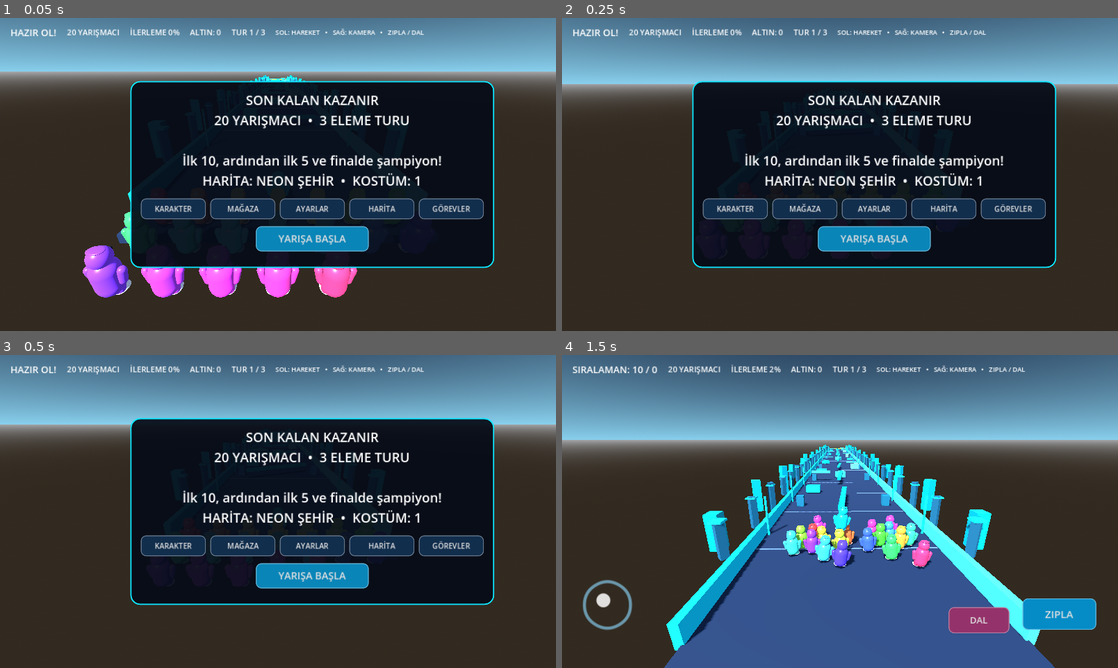
Above: before the commit, frames 1-4 (two rows, left to right).
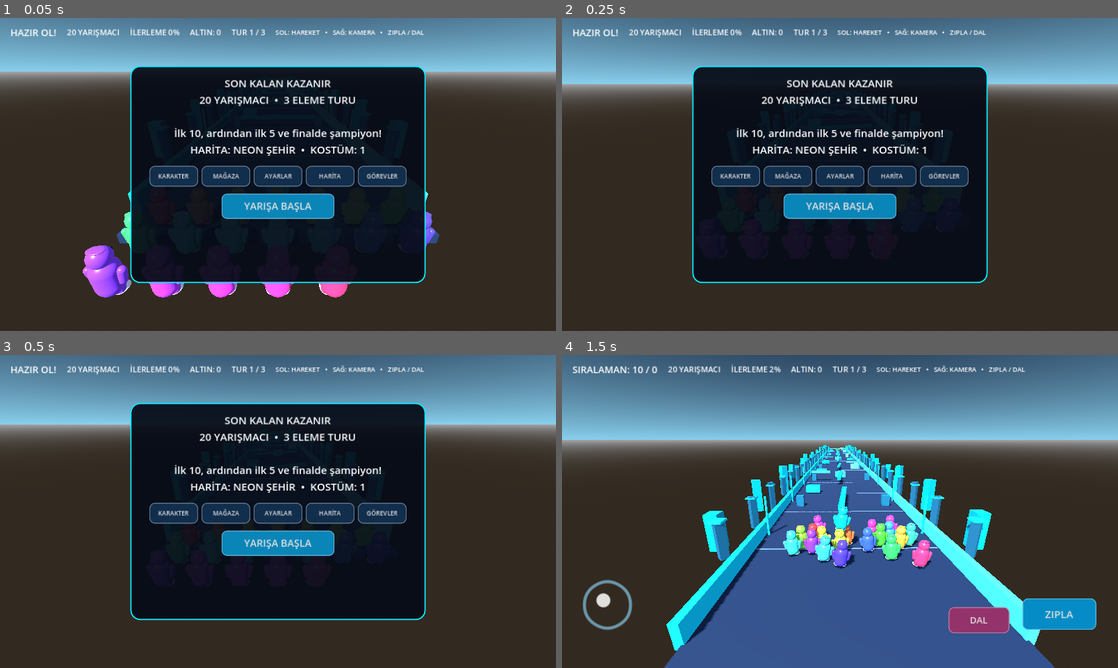
Above: after the commit, the same moments.

Repository: AjanLeo/son-kalan-kazanir
Game: Godot game, scene res://Main.tscn
Same seed, same stepped clock (60 frames per second), same inputs: the game is played once before the commit and once after it.
Inputs (mouse positions are in pixels of both pictures, inside the frame that each line leads up to):
- Up to frame 1 (0.05 s): no input
- Up to frame 2 (0.25 s): no input
- Up to frame 3 (0.5 s): no input
- Up to frame 4 (1.5 s): click "YARIŞA BAŞLA" at 0.5 s; tap Enter (ui_accept) at 1.25 s; move the mouse to (962, 495) at 1.27 s; hold Right (ui_right) from 1.28 s (still down); click (962, 495) at 1.42 s

The runs differ from the first frame. In frame 1, 24% of the frame differs, in the area x 23-89%, y 15-85%; in frame 2, 24%; in frame 3, 24%; in frame 4, nothing differs.

Commit message:
Fit five menu actions and result text cleanly on landscape mobile screen

Diff:
--- a/scripts/main.gd
+++ b/scripts/main.gd
@@ -357,8 +357,8 @@
 	hud.add_child(dive)
 	dive_button = dive
 	result_panel = PanelContainer.new()
-	result_panel.position = Vector2(300, 145)
-	result_panel.size = Vector2(680, 430)
+	result_panel.position = Vector2(300, 110)
+	result_panel.size = Vector2(680, 500)
 	var panel_style := StyleBoxFlat.new()
 	panel_style.bg_color = Color(0.025, 0.045, 0.09, 0.94)
 	panel_style.border_color = theme_glow[theme_index]
@@ -374,12 +374,12 @@
 	var box := VBoxContainer.new()
 	result_panel.add_child(box)
 	box.add_theme_constant_override("separation", 16)
-	result_label = _label("", 30)
+	result_label = _label("", 24)
 	result_label.horizontal_alignment = HORIZONTAL_ALIGNMENT_CENTER
 	box.add_child(result_label)
 	menu_actions = HBoxContainer.new()
 	menu_actions.alignment = BoxContainer.ALIGNMENT_CENTER
-	menu_actions.add_theme_constant_override("separation", 10)
+	menu_actions.add_theme_constant_override("separation", 8)
 	box.add_child(menu_actions)
 	_add_menu_button("KARAKTER", _open_characters)
 	_add_menu_button("MAĞAZA", _open_shop)
@@ -422,8 +422,8 @@
 func _add_menu_button(caption: String, callback: Callable) -> void:
 	var button := Button.new()
 	button.text = caption
-	button.custom_minimum_size = Vector2(150, 48)
-	button.add_theme_font_size_override("font_size", 17)
+	button.custom_minimum_size = Vector2(112, 48)
+	button.add_theme_font_size_override("font_size", 14)
 	button.add_theme_stylebox_override("normal", _button_style(Color(0.07, 0.18, 0.3)))
 	button.add_theme_stylebox_override("hover", _button_style(theme_glow[theme_index].darkened(0.25)))
 	button.size_flags_horizontal = Control.SIZE_SHRINK_CENTER
